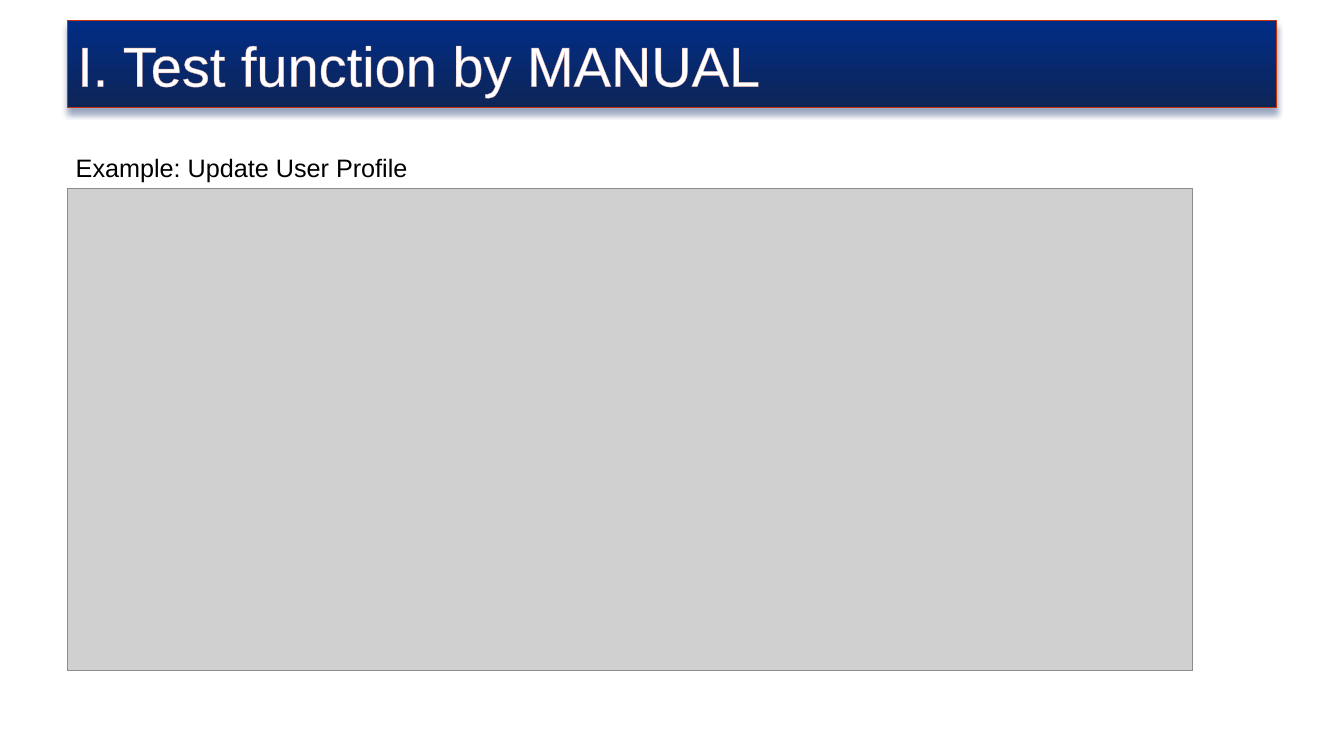
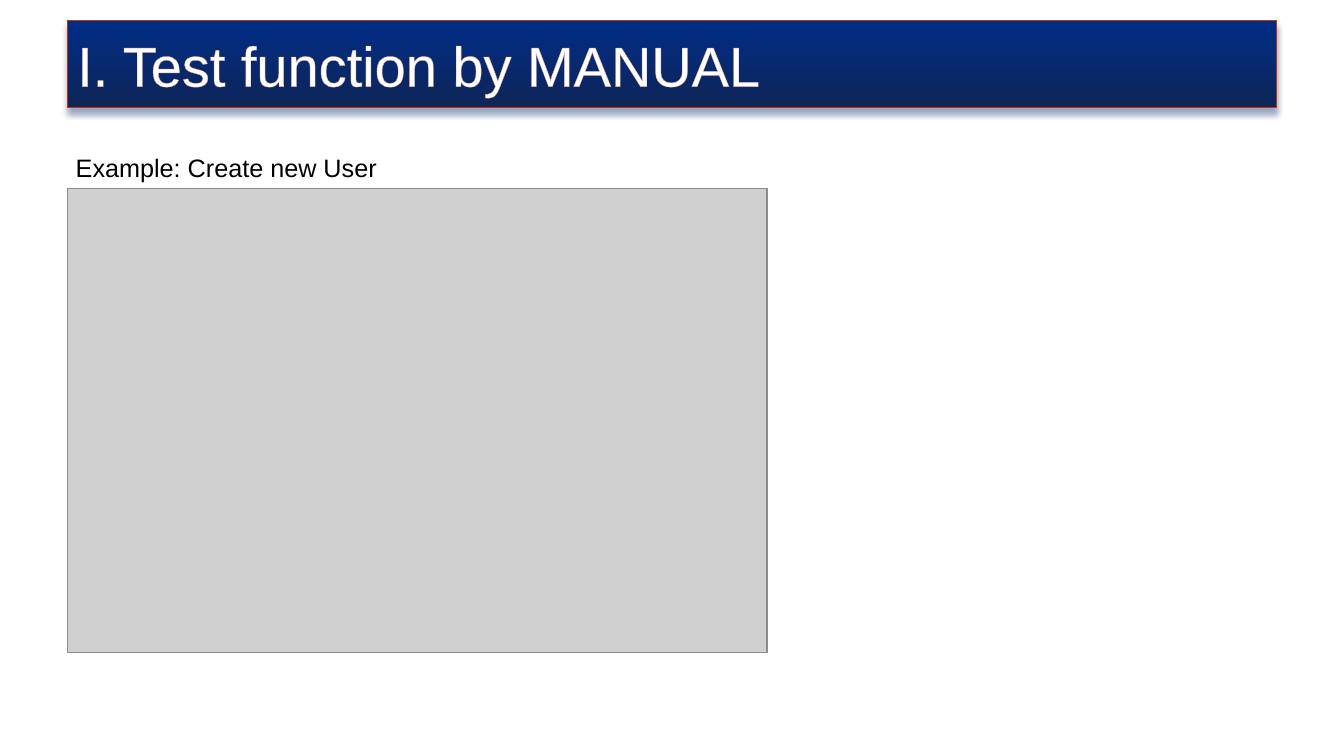
Before and after one commit to truyenkv/sharing, a slide deck: slide 3 of Sharing.pptx. Drawn at 1344x756 pixels with LibreOffice and Linux fonts; fonts in the diff are those of the drawing; grey boxes stand for pictures; background and template pictures are left out. Boxes give left, top, right and bottom in pixels: in the first picture for what was removed or moved away, otherwise in the second. Text is boxed around its words. In the diff, an @@ line names an element or a change of style, - is before the commit and + after.

```diff
--- a/Sharing.pptx
+++ b/Sharing.pptx
@@ text at (x1=76, y1=158, x2=376, y2=183): text changed @@
-Example: Update User Profile
+Example: Create new User
@@ picture resized from (x1=68, y1=189, x2=1194, y2=671) to (x1=68, y1=189, x2=767, y2=653) @@
```
Also in this commit, not shown: 4 other slides changed, 15 slides added, 1 slide removed.
